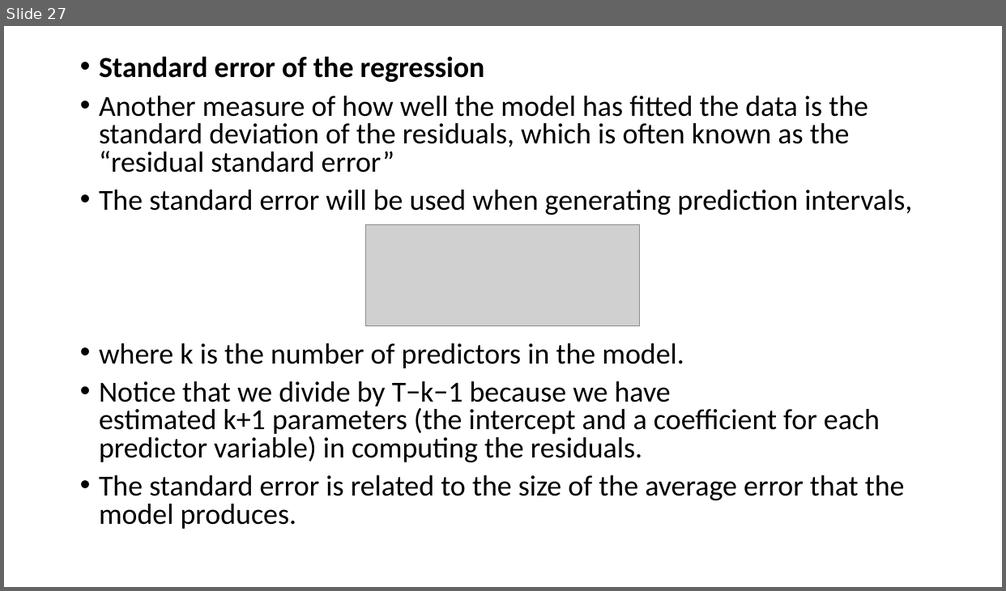
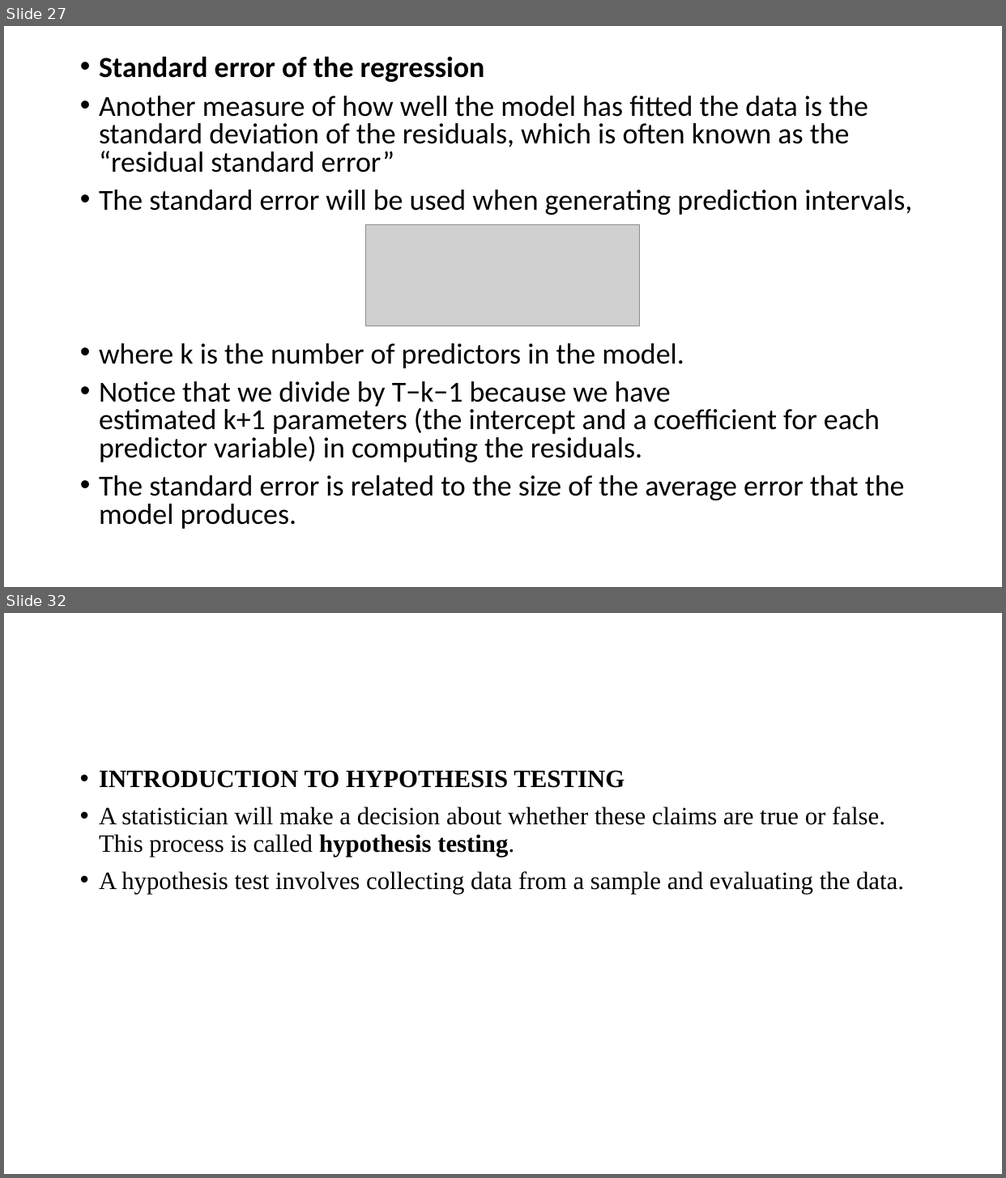
Before and after one commit to satishdkt/BTech-2024-25-Batch-Time-Series-Analysis, a slide deck: PPT/Unit 2/Unit II - REGRESSION ANALYSIS AND FORECASTING-Lecture 1.pptx. Shown one above the other, each under a label of ours: slide 27 before the commit, slides 27 and 32 after it; the slides between them are not shown. The pictures are 1006x591 and 1006x1178 pixels, drawn with LibreOffice and Linux fonts; fonts in the diff are those of the drawing; grey boxes stand for pictures. Boxes give left, top, right and bottom in pixels: in the first picture for what was removed or moved away, otherwise in the second. Text is boxed around its words. In the diff, an @@ line names an element or a change of style, - is before the commit and + after.

```diff
--- a/PPT/Unit 2/Unit II - REGRESSION ANALYSIS AND FORECASTING-Lecture 1.pptx
+++ b/PPT/Unit 2/Unit II - REGRESSION ANALYSIS AND FORECASTING-Lecture 1.pptx
@@ slide 32 added at (4, 613, 1002, 1174), background #FFFFFF @@
@@ text added at (99, 770, 904, 894), 24 pt, text #000000 @@
+• INTRODUCTION TO HYPOTHESIS TESTING
+• A statistician will make a decision about whether these claims are true or false. This process is called hypothesis testing.
+• A hypothesis test involves collecting data from a sample and evaluating the data.
```
Also in this commit, not shown: 127 other slides added, 13 other files.
